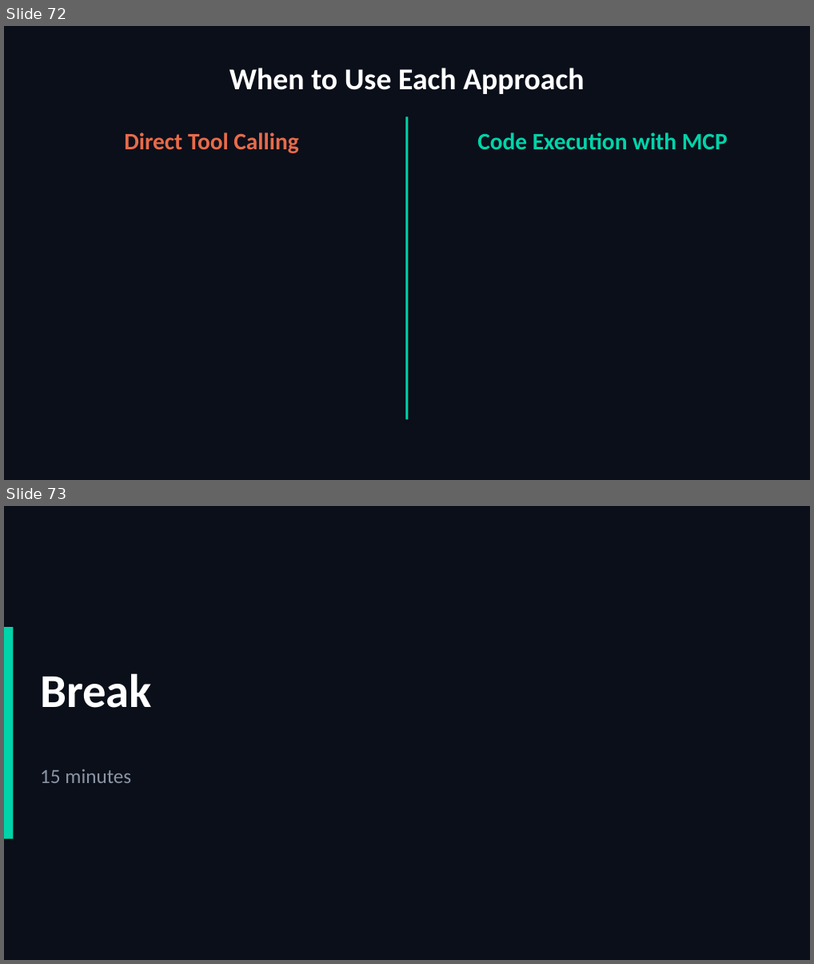
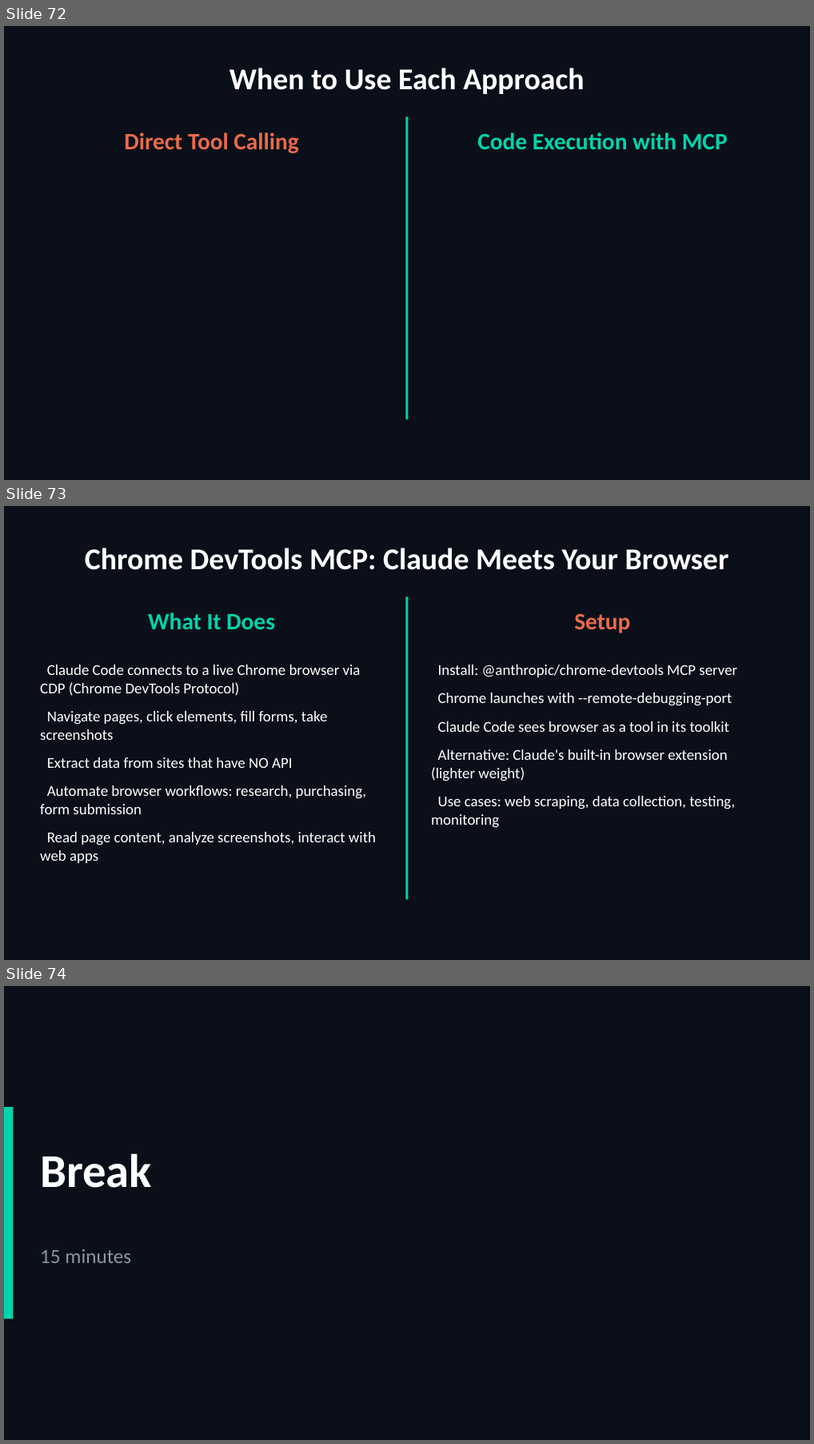
Before and after one commit to scottrhay/AIA-ClaudeCopilot, a slide deck: slides/Day3_Claude_Code_Advanced.pptx. Shown one above the other, each under a label of ours: slides 72 and 73 before the commit, slides 72, 73 and 74 after it. The pictures are 814x964 and 814x1444 pixels, drawn with LibreOffice and Linux fonts; fonts in the diff are those of the drawing. Boxes give left, top, right and bottom in pixels: in the first picture for what was removed or moved away, otherwise in the second. Text is boxed around its words. In the diff, an @@ line names an element or a change of style, - is before the commit and + after.

```diff
--- a/slides/Day3_Claude_Code_Advanced.pptx
+++ b/slides/Day3_Claude_Code_Advanced.pptx
@@ slide 73 added at [4,506,810,960], background #0B0F1A @@
@@ text added at [85,548,730,570], 36 pt, text #FFFFFF, bold @@
+Chrome DevTools MCP: Claude Meets Your Browser
@@ rectangle added at [406,596,409,900], fill #00D4AA @@
@@ text added at [148,612,275,629], 28 pt, text #00D4AA, bold @@
+What It Does
@@ text added at [574,613,630,633], 28 pt, text #E86B4A, bold @@
+Setup
@@ text added at [40,664,376,863], 18 pt, text #FFFFFF @@
+Claude Code connects to a live Chrome browser via CDP (Chrome DevTools Protocol)
+Navigate pages, click elements, fill forms, take screenshots
+Extract data from sites that have NO API
+Automate browser workflows: research, purchasing, form submission
+Read page content, analyze screenshots, interact with web apps
@@ text added at [431,664,738,828], 18 pt, text #FFFFFF @@
+Install: @anthropic/chrome-devtools MCP server
+Chrome launches with --remote-debugging-port
+Claude Code sees browser as a tool in its toolkit
+Alternative: Claude's built-in browser extension (lighter weight)
+Use cases: web scraping, data collection, testing, monitoring
@@ what was slide 73 is now slide 74 @@
```
Also in this commit, not shown: 2 other slides added.
